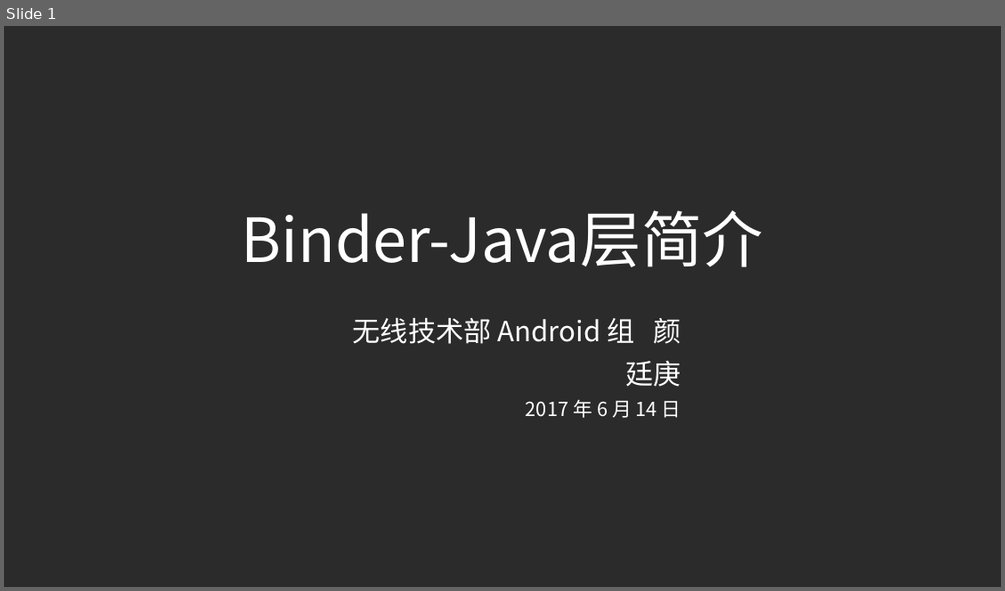
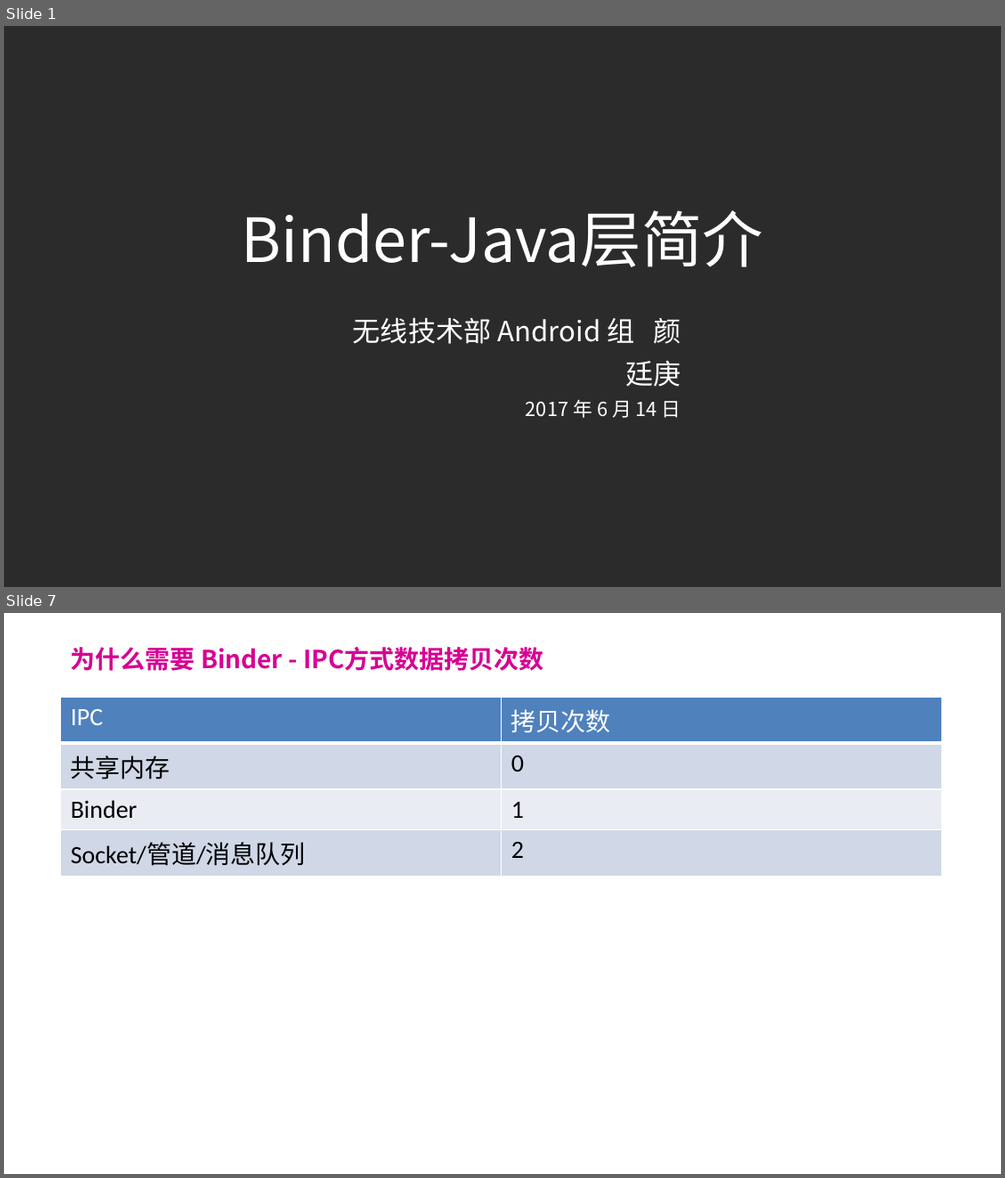
Before and after one commit to forsail/Study, a slide deck: notes/binder/binder简介.pptx. Shown one above the other, each under a label of ours: slide 1 before the commit, slides 1 and 7 after it; the slides between them are not shown. The pictures are 1005x591 and 1005x1178 pixels, drawn with LibreOffice and Linux fonts; fonts in the diff are those of the drawing; background and template pictures are left out; a plain dark background stands for a picture behind light text. Boxes give left, top, right and bottom in pixels: in the first picture for what was removed or moved away, otherwise in the second. Text is boxed around its words. In the diff, an @@ line names an element or a change of style, - is before the commit and + after.

Commit message:
[binder] 完成why和what部分

```diff
--- a/notes/binder/binder简介.pptx
+++ b/notes/binder/binder简介.pptx
@@ slide 7 added at (x1=4, y1=613, x2=1001, y2=1174), background picture (left out) @@
@@ title added at (x1=71, y1=647, x2=543, y2=671), 18 pt, text #D60093, bold @@
+为什么需要 Binder - IPC方式数据拷贝次数
@@ table added at (x1=61, y1=697, x2=942, y2=869), 4 rows, 2 columns @@
+IPC | 拷贝次数
+共享内存 | 0
+Binder | 1
+Socket/管道/消息队列 | 2
```
Also in this commit, not shown: 5 slides changed, 8 other slides added.
